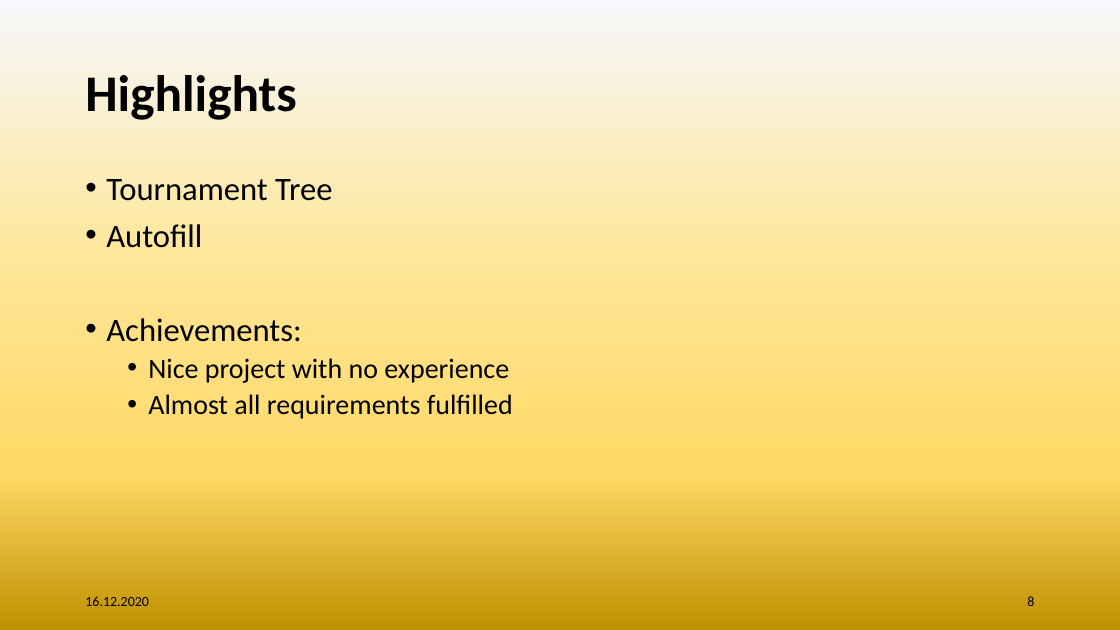
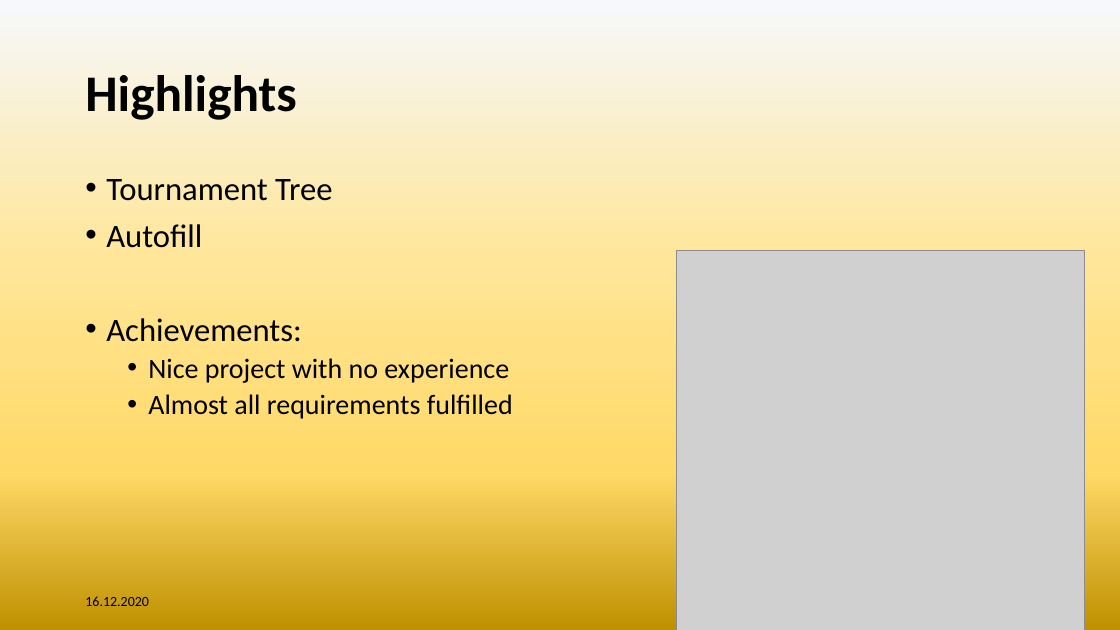
Before and after one commit to BuecAle/TournamentGenerator_ISD, a slide deck: slide 8 of notes/Tournament Generator Presentation.pptx. Drawn at 1120x630 pixels with LibreOffice and Linux fonts; fonts in the diff are those of the drawing; grey boxes stand for pictures; background and template pictures are left out. Boxes give left, top, right and bottom in pixels: in the first picture for what was removed or moved away, otherwise in the second. Text is boxed around its words. In the diff, an @@ line names an element or a change of style, - is before the commit and + after.

```diff
--- a/notes/Tournament Generator Presentation.pptx
+++ b/notes/Tournament Generator Presentation.pptx
@@ picture added at (x1=676, y1=250, x2=1085, y2=630) @@
@@ page number removed at (x1=1027, y1=596, x2=1034, y2=606) @@
-8
```
Also in this commit, not shown: 3 other slides changed.
